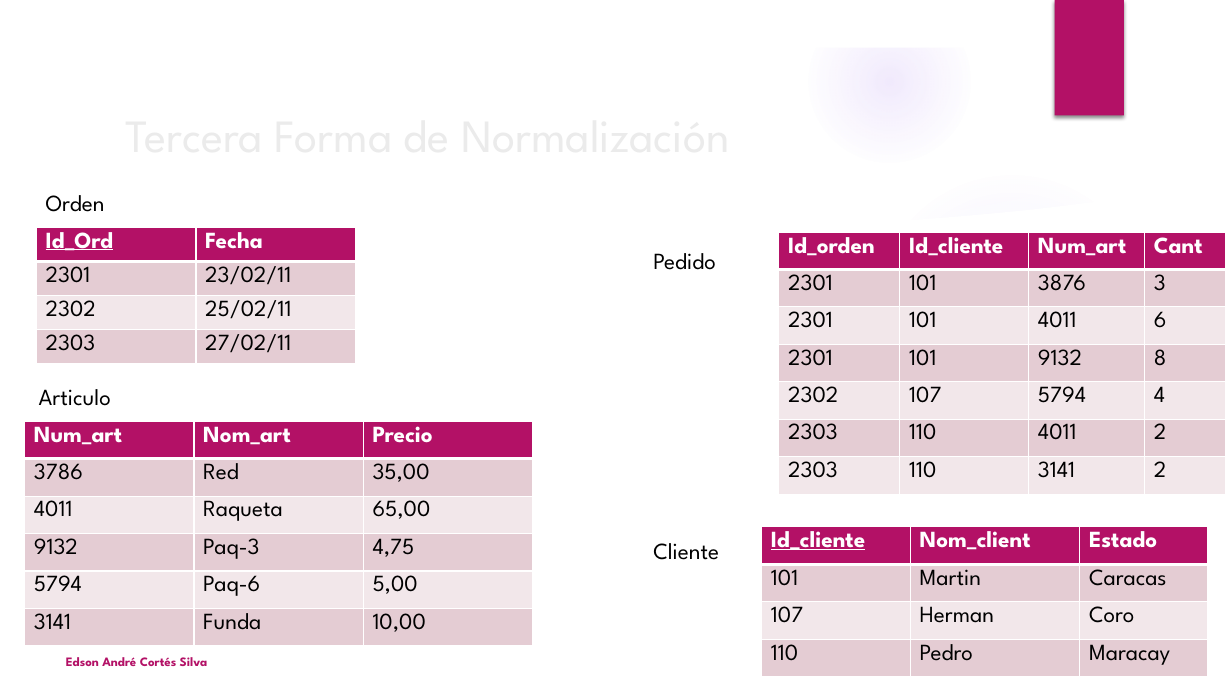
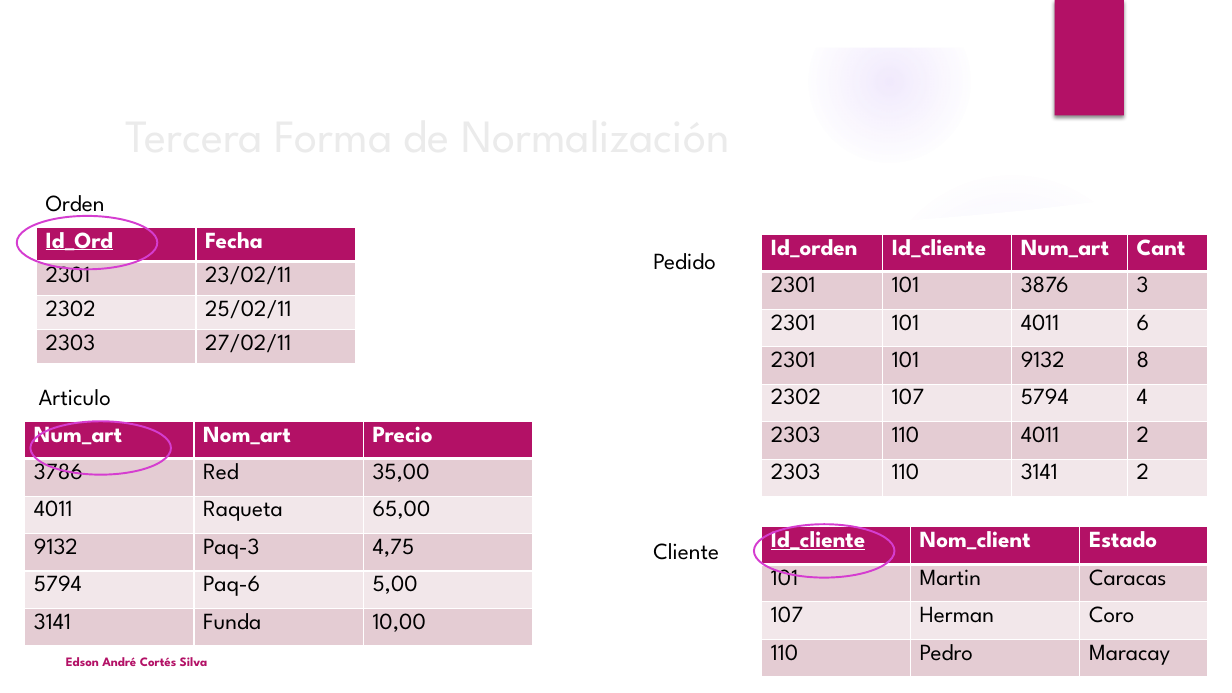
Before and after one commit to pikalink564/Data-Base, a slide deck: slide 3 of Normalización-Act8.pptx. Drawn at 1232x693 pixels with LibreOffice and Linux fonts; fonts in the diff are those of the drawing; background and template pictures are left out. Boxes give left, top, right and bottom in pixels: in the first picture for what was removed or moved away, otherwise in the second. Text is boxed around its words. In the diff, an @@ line names an element or a change of style, - is before the commit and + after.

```diff
--- a/Normalización-Act8.pptx
+++ b/Normalización-Act8.pptx
@@ ellipse added at bbox=[17, 216, 157, 270], outline #D53DD0 1.5 pt @@
@@ table: place and size @@
-table at bbox=[779, 232, 1225, 494]
+table at bbox=[762, 235, 1207, 496]
@@ ellipse added at bbox=[30, 421, 171, 475], outline #D53DD0 1.5 pt @@
@@ ellipse added at bbox=[754, 524, 895, 578], outline #D53DD0 1.5 pt @@
```
Also in this commit, not shown: 1 slide added.
